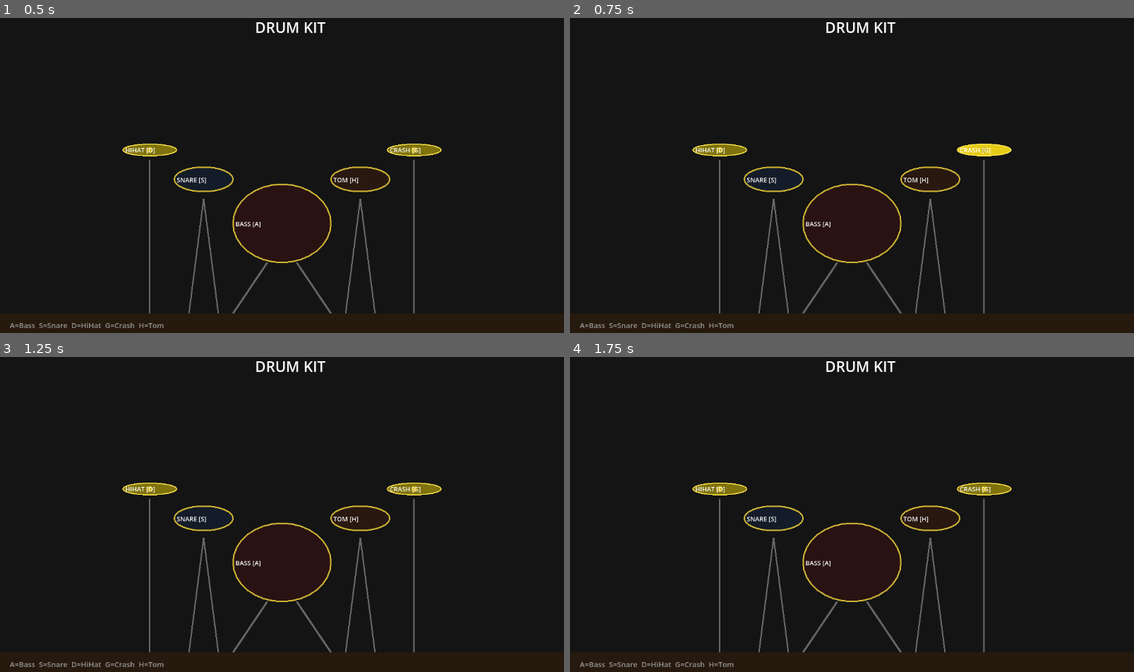
Above: before the commit, frames 1-4 (two rows, left to right).
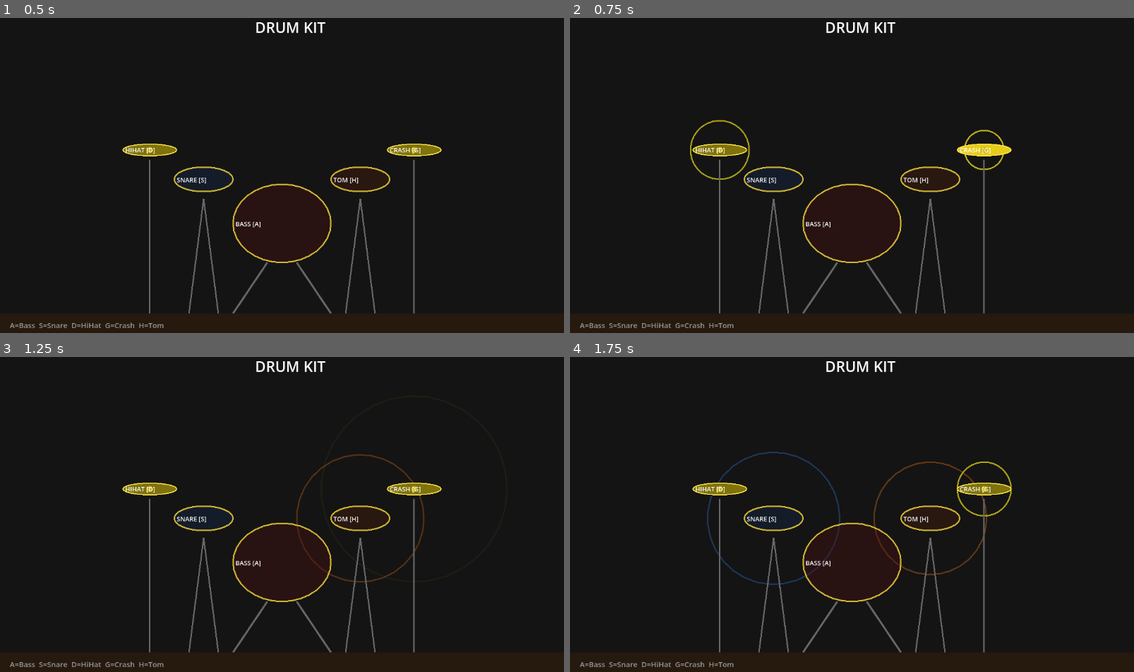
Above: after the commit, the same moments.

Repository: AlbertShahumyan/cc26-drum-kit
Game: Godot game, scene res://drum_kit.tscn
Same seed, same stepped clock (60 frames per second), same inputs: the game is played once before the commit and once after it.
Inputs:
- Up to frame 1 (0.5 s): no input
- Up to frame 2 (0.75 s): tap Enter at 0.5 s; hold D from 0.53 s (still down); tap G at 0.6 s
- Up to frame 3 (1.25 s): keep holding D; tap H at 0.8 s
- Up to frame 4 (1.75 s): release D at 1.28 s; hold S from 1.28 s (still down); tap H at 1.35 s; tap G at 1.55 s

Frame 1 is identical in both runs. In frame 2, 0.3% of the frame differs, in the area x 21-77%, y 32-52%; in frame 3, 0.3%; in frame 4, 0.8%, in the area x 24-79%, y 30-73%.

Commit message:
added ripple visuals

Diff:
--- a/drum_kit.gd
+++ b/drum_kit.gd
@@ -1,6 +1,7 @@
 extends Node2D
 
 var hitting = {}
+var hit_size = {}
 
 func _ready():
 	hitting = {
@@ -10,66 +11,127 @@
 		"crash": false,
 		"tom": false
 	}
+	hit_size = {
+		"bass": 0.0,
+		"snare": 0.0,
+		"hihat": 0.0,
+		"crash": 0.0,
+		"tom": 0.0
+	}
 
 func make_player():
 	var player = AudioStreamPlayer.new()
 	var stream = AudioStreamGenerator.new()
 	stream.mix_rate = 44100
-	stream.buffer_length = 0.3
+	stream.buffer_length = 0.4
 	player.stream = stream
 	add_child(player)
 	return player
 
-func play_sound(freq, duration, is_noise):
-	var player = make_player()
-	player.play()
-	var playback = player.get_stream_playback()
-	var sample_rate = 44100.0
-	var frames = int(sample_rate * duration)
-	for i in frames:
-		var t = float(i) / sample_rate
-		var amp = 1.0 - (t / duration)
-		var sample = 0.0
-		if is_noise:
-			sample = amp * randf_range(-1.0, 1.0)
-		else:
-			sample = amp * sin(TAU * freq * t)
+func play_bass():
+	var player = make_player()
+	player.play()
+	var playback = player.get_stream_playback()
+	var sample_rate = 44100.0
+	var frames = int(sample_rate * 0.4)
+	for i in frames:
+		var t = float(i) / sample_rate
+		# Frequency drops fast from 150hz to 40hz for that deep thud
+		var freq = 150.0 * exp(-t * 18.0) + 40.0
+		var amp = exp(-t * 6.0)
+		# Mix sine wave with a bit of noise for texture
+		var sample = amp * (sin(TAU * freq * t) * 0.8 + randf_range(-1.0, 1.0) * 0.2)
+		playback.push_frame(Vector2(sample, sample))
+
+func play_snare():
+	var player = make_player()
+	player.play()
+	var playback = player.get_stream_playback()
+	var sample_rate = 44100.0
+	var frames = int(sample_rate * 0.2)
+	for i in frames:
+		var t = float(i) / sample_rate
+		# Snare is a mix of a body tone and a sharp noise crack
+		var body_amp = exp(-t * 20.0)
+		var noise_amp = exp(-t * 12.0)
+		var body = body_amp * sin(TAU * 180.0 * t)
+		var noise = noise_amp * randf_range(-1.0, 1.0)
+		var sample = body * 0.4 + noise * 0.7
+		playback.push_frame(Vector2(sample, sample))
+
+func play_hihat():
+	var player = make_player()
+	player.play()
+	var playback = player.get_stream_playback()
+	var sample_rate = 44100.0
+	var frames = int(sample_rate * 0.08)
+	for i in frames:
+		var t = float(i) / sample_rate
+		# Hi-hat is very short high frequency noise
+		var amp = exp(-t * 60.0)
+		var sample = amp * randf_range(-1.0, 1.0) * 0.6
+		playback.push_frame(Vector2(sample, sample))
+
+func play_crash():
+	var player = make_player()
+	player.play()
+	var playback = player.get_stream_playback()
+	var sample_rate = 44100.0
+	var frames = int(sample_rate * 0.8)
+	for i in frames:
+		var t = float(i) / sample_rate
+		# Crash is long noise that fades slowly
+		var amp = exp(-t * 3.5)
+		# Mix two noise layers for a richer cymbal sound
+		var sample = amp * (randf_range(-1.0, 1.0) * 0.5 + randf_range(-1.0, 1.0) * 0.5)
+		playback.push_frame(Vector2(sample, sample))
+
+func play_tom():
+	var player = make_player()
+	player.play()
+	var playback = player.get_stream_playback()
+	var sample_rate = 44100.0
+	var frames = int(sample_rate * 0.3)
+	for i in frames:
+		var t = float(i) / sample_rate
+		# Tom is like bass drum but higher pitched
+		var freq = 220.0 * exp(-t * 12.0) + 80.0
+		var amp = exp(-t * 8.0)
+		var sample = amp * (sin(TAU * freq * t) * 0.8 + randf_range(-1.0, 1.0) * 0.15)
 		playback.push_frame(Vector2(sample, sample))
 
 func _input(event):
 	if event is InputEventKey and event.pressed and not event.echo:
 		if event.keycode == KEY_A:
-			play_sound(80, 0.3, false)
+			play_bass()
 			flash("bass")
 		if event.keycode == KEY_S:
-			play_sound(200, 0.15, true)
+			play_snare()
 			flash("snare")
 		if event.keycode == KEY_D:
-			play_sound(800, 0.05, true)
+			play_hihat()
 			flash("hihat")
 		if event.keycode == KEY_G:
-			play_sound(400, 0.4, true)
+			play_crash()
 			flash("crash")
 		if event.keycode == KEY_H:
-			play_sound(150, 0.2, false)
+			play_tom()
 			flash("tom")
 
 func flash(drum):
 	hitting[drum] = true
+	hit_size[drum] = 0.0
 	await get_tree().create_timer(0.15).timeout
 	hitting[drum] = false
 
 func draw_drum(pos, rx, ry, label, key, hit, color):
-	# draw the drum body as an oval using a polygon
 	var points = PackedVector2Array()
 	for i in 32:
 		var angle = (TAU / 32) * i
 		points.append(pos + Vector2(cos(angle) * rx, sin(angle) * ry))
 	var col = color if hit else color * 0.4
 	draw_colored_polygon(points, col)
-	# draw a rim around it
 	draw_polyline(points + PackedVector2Array([points[0]]), Color(0.8, 0.7, 0.2), 3)
-	# draw the label
 	draw_string(ThemeDB.fallback_font, pos + Vector2(-rx + 5, 6), label + " [" + key + "]", HORIZONTAL_ALIGNMENT_LEFT, -1, 13, Color.WHITE)
 
 func draw_cymbal(pos, rx, ry, label, key, hit):
@@ -83,6 +145,12 @@
 	draw_circle(pos, 6, Color(0.8, 0.7, 0.1))
 	draw_string(ThemeDB.fallback_font, pos + Vector2(-rx + 5, 5), label + " [" + key + "]", HORIZONTAL_ALIGNMENT_LEFT, -1, 13, Color.WHITE)
 
+func draw_ripple(pos, drum, color):
+	# Draw expanding circles when a drum is hit
+	if hit_size[drum] < 200:
+		var alpha = 1.0 - (hit_size[drum] / 200.0)
+		draw_arc(pos, hit_size[drum], 0, TAU, 32, Color(color.r, color.g, color.b, alpha), 3.0)
+
 func _draw():
 	var screen = get_viewport().get_visible_rect().size
 	var cx = screen.x / 2
@@ -91,41 +159,44 @@
 	# dark background
 	draw_rect(Rect2(0, 0, screen.x, screen.y), Color(0.08, 0.08, 0.08))
 
+	# draw ripple visuals behind the drums
+	draw_ripple(Vector2(cx, cy + 100), "bass", Color(0.8, 0.2, 0.2))
+	draw_ripple(Vector2(cx - 160, cy + 10), "snare", Color(0.2, 0.5, 0.9))
+	draw_ripple(Vector2(cx + 160, cy + 10), "tom", Color(0.8, 0.4, 0.1))
+	draw_ripple(Vector2(cx - 270, cy - 50), "hihat", Color(0.9, 0.85, 0.1))
+	draw_ripple(Vector2(cx + 270, cy - 50), "crash", Color(0.9, 0.85, 0.1))
+
 	# floor
 	draw_rect(Rect2(0, screen.y - 40, screen.x, 40), Color(0.15, 0.1, 0.05))
 
-	# stands - simple lines
+	# stands
 	draw_line(Vector2(cx - 270, cy - 30), Vector2(cx - 270, screen.y - 40), Color(0.4, 0.4, 0.4), 3)
 	draw_line(Vector2(cx + 270, cy - 30), Vector2(cx + 270, screen.y - 40), Color(0.4, 0.4, 0.4), 3)
 	draw_line(Vector2(cx - 160, cy + 50), Vector2(cx - 190, screen.y - 40), Color(0.4, 0.4, 0.4), 3)
 	draw_line(Vector2(cx - 160, cy + 50), Vector2(cx - 130, screen.y - 40), Color(0.4, 0.4, 0.4), 3)
 	draw_line(Vector2(cx + 160, cy + 50), Vector2(cx + 130, screen.y - 40), Color(0.4, 0.4, 0.4), 3)
 	draw_line(Vector2(cx + 160, cy + 50), Vector2(cx + 190, screen.y - 40), Color(0.4, 0.4, 0.4), 3)
-
-	# bass drum stand legs
 	draw_line(Vector2(cx - 30, cy + 180), Vector2(cx - 100, screen.y - 40), Color(0.4, 0.4, 0.4), 4)
 	draw_line(Vector2(cx + 30, cy + 180), Vector2(cx + 100, screen.y - 40), Color(0.4, 0.4, 0.4), 4)
 
-	# bass drum - big oval viewed from front
+	# drums
 	draw_drum(Vector2(cx, cy + 100), 100, 80, "BASS", "A", hitting["bass"], Color(0.7, 0.15, 0.15))
-
-	# snare drum - medium oval left of center
 	draw_drum(Vector2(cx - 160, cy + 10), 60, 25, "SNARE", "S", hitting["snare"], Color(0.2, 0.4, 0.7))
-
-	# tom drum - medium oval right of center
 	draw_drum(Vector2(cx + 160, cy + 10), 60, 25, "TOM", "H", hitting["tom"], Color(0.7, 0.3, 0.1))
-
-	# hihat cymbal - flat oval top left
 	draw_cymbal(Vector2(cx - 270, cy - 50), 55, 12, "HIHAT", "D", hitting["hihat"])
-
-	# crash cymbal - flat oval top right
 	draw_cymbal(Vector2(cx + 270, cy - 50), 55, 12, "CRASH", "G", hitting["crash"])
 
 	# title
 	draw_string(ThemeDB.fallback_font, Vector2(cx - 55, 35), "DRUM KIT", HORIZONTAL_ALIGNMENT_LEFT, -1, 30, Color.WHITE)
 
-	# key guide at bottom
+	# key guide
 	draw_string(ThemeDB.fallback_font, Vector2(20, screen.y - 10), "A=Bass  S=Snare  D=HiHat  G=Crash  H=Tom", HORIZONTAL_ALIGNMENT_LEFT, -1, 15, Color(0.6, 0.6, 0.6))
 
 func _process(delta):
-	queue_redraw ()
+	# Grow the ripple circles outward over time
+	for drum in hit_size:
+		if hit_size[drum] > 0 or hitting[drum]:
+			hit_size[drum] += 300.0 * delta
+			if hit_size[drum] > 200:
+				hit_size[drum] = 0.0
+	queue_redraw()
